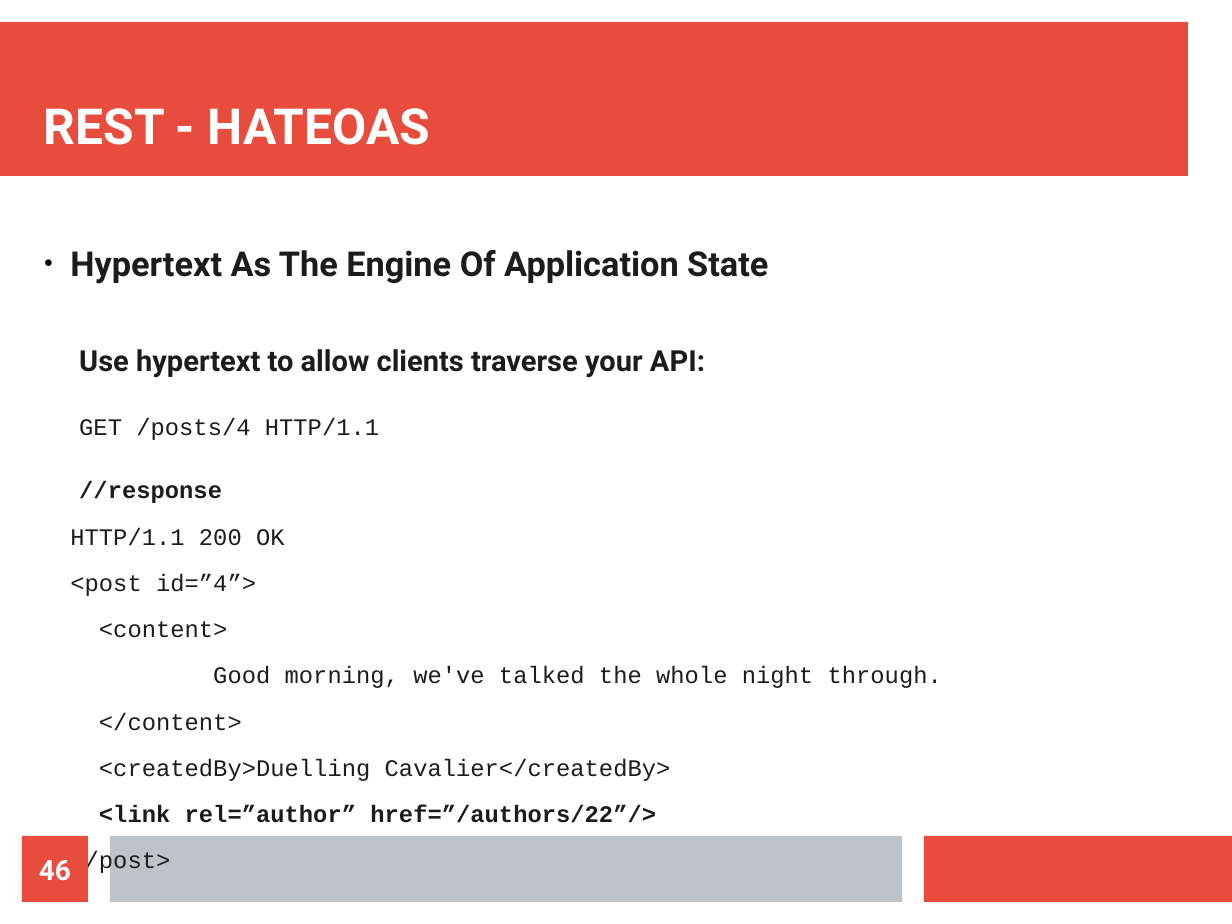
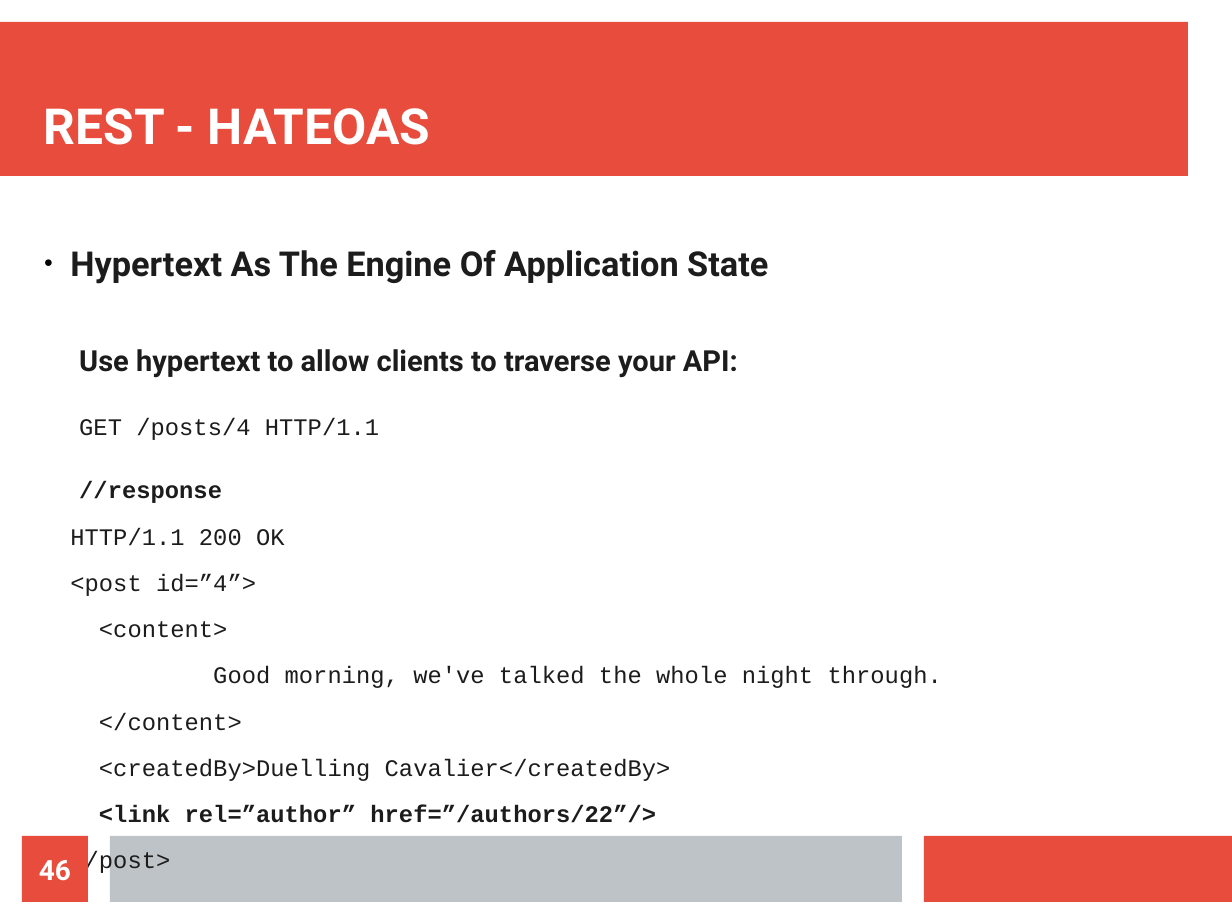
Before and after one commit to maxotta/pia-labs, a slide deck: slide 46 of lectures/ws_wsockets/ws_wsockets.odp. Drawn at 1232x924 pixels with LibreOffice and Linux fonts; fonts in the diff are those of the drawing. Boxes give left, top, right and bottom in pixels: in the first picture for what was removed or moved away, otherwise in the second. Text is boxed around its words. In the diff, an @@ line names an element or a change of style, - is before the commit and + after.

Commit message:
[lec-wss] typos

```diff
--- a/lectures/ws_wsockets/ws_wsockets.odp
+++ b/lectures/ws_wsockets/ws_wsockets.odp
@@ text at (79, 349, 738, 503): text changed @@
-  Use hypertext to allow clients traverse your API:
-  GET /posts/4 HTTP/1.1
-  //response
+  Use hypertext to allow clients to traverse your API:
+  GET /posts/4 HTTP/1.1
+  //response
```
Also in this commit, not shown: 6 other slides changed.
